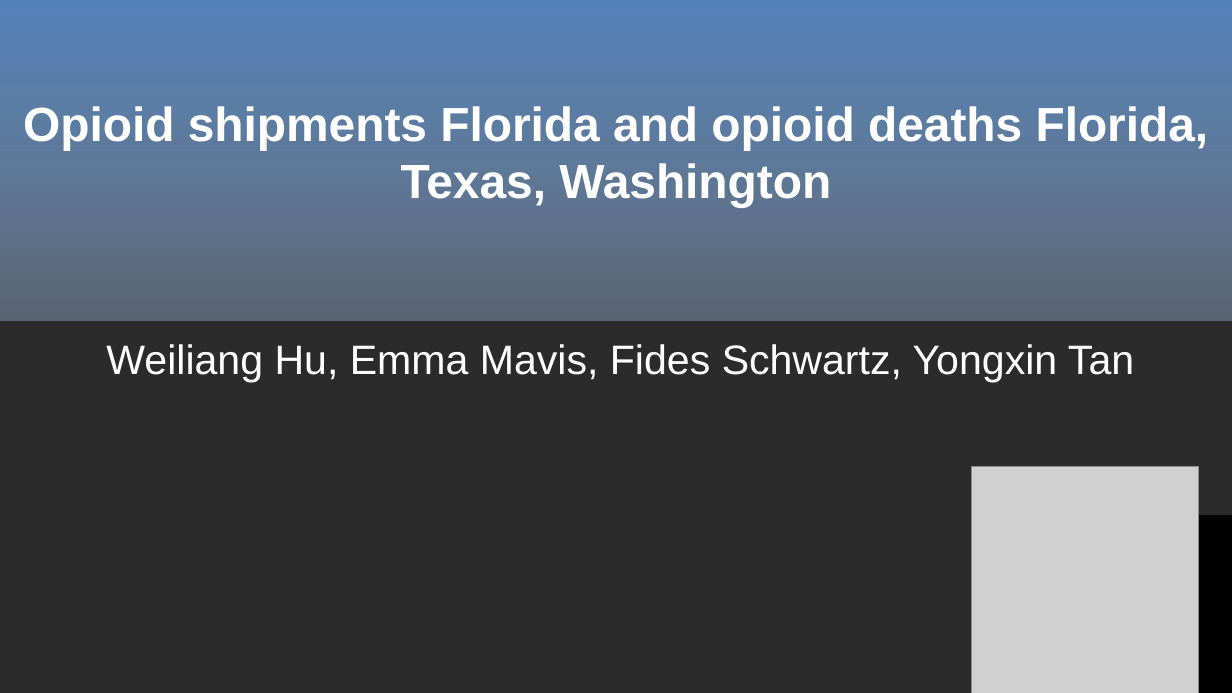
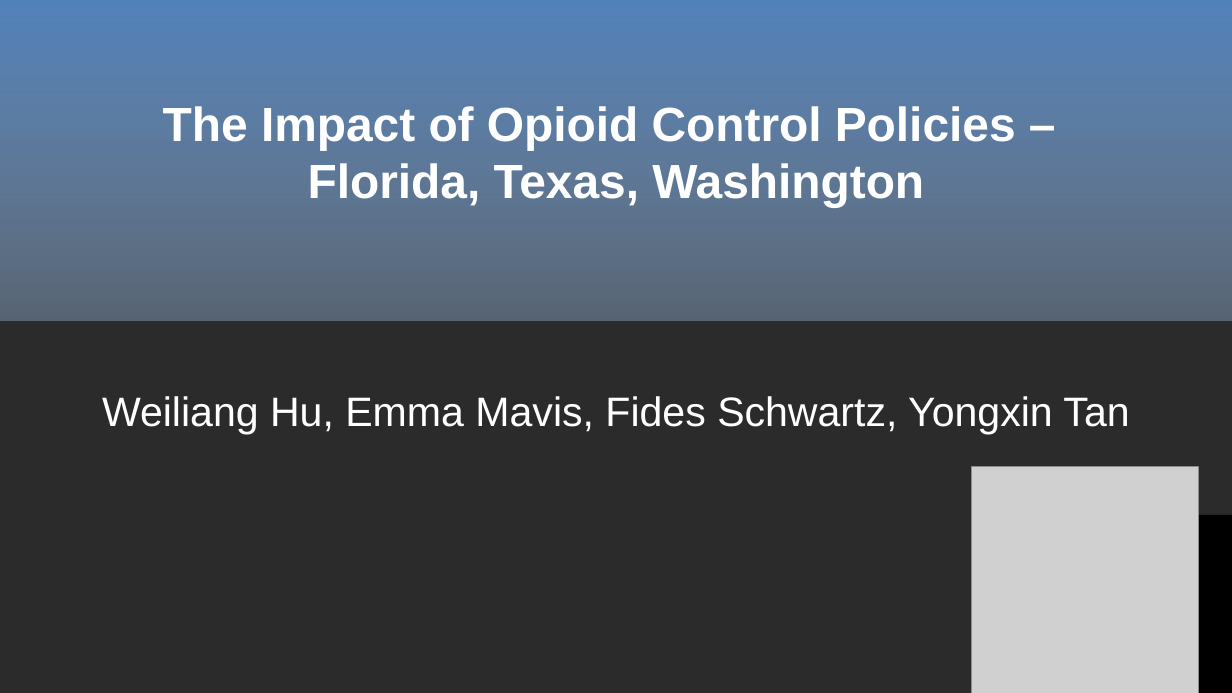
Before and after one commit to egmavis/pds2021-opioids-team-8-1, a slide deck: slide 1 of 40_docs/Presentation Team 8 Opioids.pptx. Drawn at 1232x693 pixels with LibreOffice and Linux fonts; fonts in the diff are those of the drawing; grey boxes stand for pictures; background and template pictures are left out; a plain dark background stands for a picture behind light text. Boxes give left, top, right and bottom in pixels: in the first picture for what was removed or moved away, otherwise in the second. Text is boxed around its words. In the diff, an @@ line names an element or a change of style, - is before the commit and + after.

```diff
--- a/40_docs/Presentation Team 8 Opioids.pptx
+++ b/40_docs/Presentation Team 8 Opioids.pptx
@@ text in rectangle at (x1=163, y1=106, x2=1016, y2=207): text changed @@
-Opioid shipments Florida and opioid deaths Florida, Texas, Washington
+The Impact of Opioid Control Policies –
+Florida, Texas, Washington
@@ text "Weiliang Hu, Emma Mavis, Fides ..." moved from (x1=106, y1=344, x2=1134, y2=382) to (x1=102, y1=396, x2=1129, y2=435) @@
```
Also in this commit, not shown: 2 other slides changed, 2 other files.
